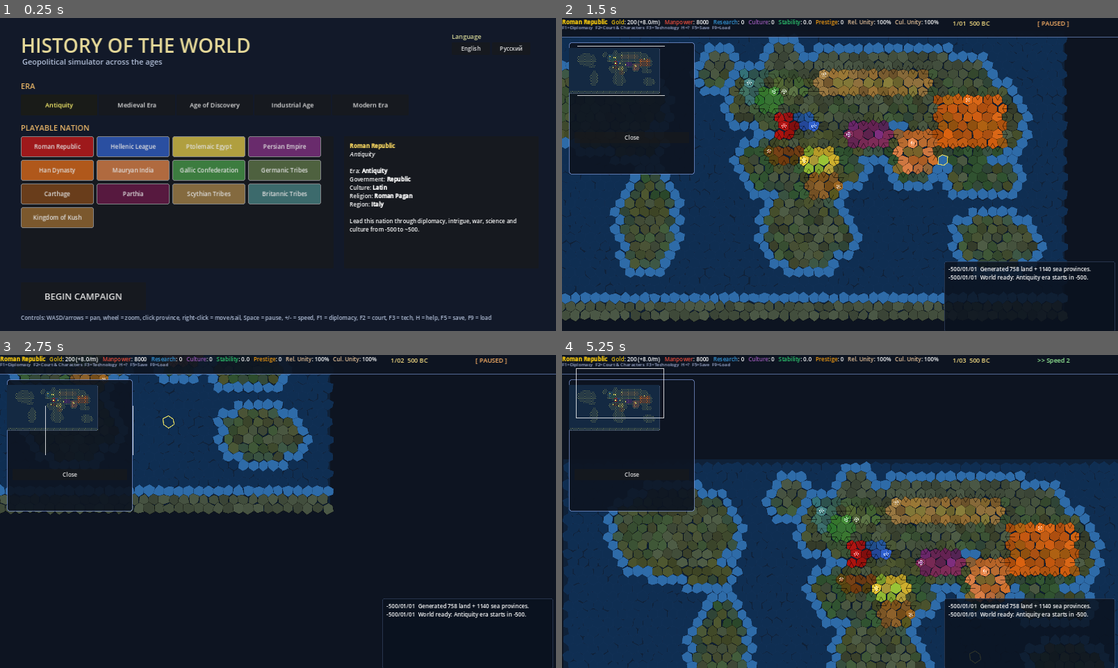
Above: before the commit, frames 1-4 (two rows, left to right).
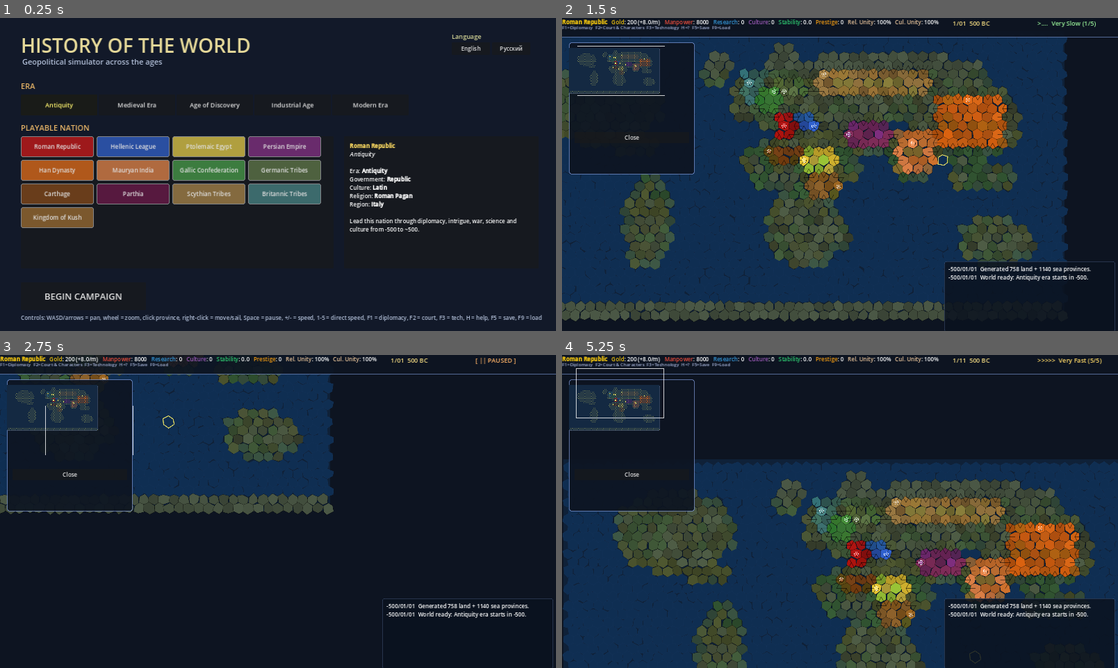
Above: after the commit, the same moments.

Repository: slimefrozik/historyofworld
Game: Godot game, scene res://scenes/Boot.tscn
Same seed, same stepped clock (60 frames per second), same inputs: the game is played once before the commit and once after it.
Inputs (mouse positions are in pixels of both pictures, inside the frame that each line leads up to):
- Up to frame 1 (0.25 s): no input
- Up to frame 2 (1.5 s): click "BEGIN CAMPAIGN" at 0.5 s; tap Enter at 1.25 s; move the mouse to (962, 158) at 1.27 s; hold D from 1.28 s (still down); tap 1 at 1.35 s; click (962, 158) at 1.42 s
- Up to frame 3 (2.75 s): tap Space at 1.52, 1.82, 2.27, 2.57 s; tap 2 at 1.55, 2.1 s; move the mouse to (166, 527) at 2.02 s; release D at 2.03 s; hold S from 2.03 s (still down); click (166, 527) at 2.17 s; tap 3 at 2.3 s
- Up to frame 4 (5.25 s): move the mouse to (895, 442) at 2.77 s; release S at 2.78 s; hold D 2.78-3.53 s; tap 3 at 2.85 s; click (895, 442) at 2.92 s; tap 4 at 3.05, 3.6 s; tap Space at 3.5, 3.77, 4.07, 4.52, 4.55, 4.82, 5.1 s; move the mouse to (812, 574) at 3.52 s; hold W 3.53-4.28 s; click (812, 574) at 3.67 s; tap 5 at 3.8, 4.35 s; move the mouse to (1006, 558) at 4.27 s; hold A from 4.28 s (still down); click (1006, 558) at 4.42 s; move the mouse to (673, 464) at 5.02 s; click (673, 464) at 5.17 s

The runs differ from the first frame. In frame 1, 0.4% of the frame differs, in the area x 57-98%, y 94-97%; in frame 2, 10%, in the area x 0-96%, y 0-92%; in frame 3, 3.0%; in frame 4, 7.2%.

Commit message:
perf: split map/units canvas, owner-based redraw + EU-style time controls
Performance
- map_view.gd: render base map (provinces, borders, capitals, selection)
  and units on separate canvas items. Base map now redraws ONLY when a
  province actually changes owner; units redraw each day_tick.
- The previous behaviour repainted the whole 1898-polygon map every time
  any country's gold/manpower/research ticked — i.e. ~13 full repaints
  per in-game month, on top of the per-day unit redraw. That was the
  dominant cost on faster speeds.
- Coalesce repeated province_owner_changed signals in one frame into a
  single deferred queue_redraw so peace-deal mass transfers don't
  repaint N times.
- Cache 'sea touches land' per-province at world_ready instead of
  walking neighbours every redraw.
- Skip the redundant minimap.queue_redraw() on country_state_changed —
  the new owner-based path already handles map territorial changes,
  and the minimap is repainted on a 0.25s timer for live unit dots.

Time controller (EU-style)
- New TimeCtl helpers: set_speed(s), adjust_speed(d), toggle_pause(),
  set_paused(b), speed_label(), speed_changed signal.
- Speed range is now 1..5 with named, localised labels:
  Very Slow / Slow / Normal / Fast / Very Fast.
- Day-rate per speed retuned (3.0 / 1.5 / 0.6 / 0.25 / 0.08 s).
- Cap days advanced per frame (MAX_DAYS_PER_FRAME=6) so a stall doesn't
  trigger a giant catch-up burst.
- Top-bar shows visual indicator (>>>>. style dots), localised speed
  name, '(N/5)' counter, and a green→amber colour ramp.
- Hotkeys: Space toggles pause; +/- (and numpad +/-) adjust by 1;
  1-5 set speed directly and unpause (EU-style).
- speed_changed signal refreshes the top bar without per-frame polling.

Locale
- Add SPEED_VERY_SLOW / SLOW / NORMAL / FAST / VERY_FAST to en+ru.
- Add HELP_SPEED_DIRECT and update HELP_SPEED + MENU_HINT to mention
  the new 1-5 hotkeys.

Plumbing
- Add GameState.province_owner_changed(province_id) signal.
- movement_battle.gd emits it on colonize and on capture.
- game.gd subscribes to refresh the province panel + minimap when the
  selected province changes hands.

Co-Authored-By: slimefrozik <slimefrozik@gmail.com>

Diff:
--- a/data/locale_en.json
+++ b/data/locale_en.json
@@ -8,7 +8,7 @@
   "ACT_SAVE": "Save",
   "ACT_LOAD": "Load",
   "ACT_SAVELOAD": "Save / Load",
-  "MENU_HINT": "Controls: WASD/arrows = pan, wheel = zoom, click province, right-click = move/sail, Space = pause, +/- = speed, F1 = diplomacy, F2 = court, F3 = tech, H = help, F5 = save, F9 = load",
+  "MENU_HINT": "Controls: WASD/arrows = pan, wheel = zoom, click province, right-click = move/sail, Space = pause, +/- = speed, 1-5 = direct speed, F1 = diplomacy, F2 = court, F3 = tech, H = help, F5 = save, F9 = load",
 
   "ERA_ANTIQUITY": "Antiquity",
   "ERA_MEDIEVAL": "Medieval Era",
@@ -73,6 +73,11 @@
   "TOP_CULTURAL_UNITY": "Cul. Unity",
   "TOP_PAUSED": "PAUSED",
   "TOP_SPEED": "Speed",
+  "SPEED_VERY_SLOW": "Very Slow",
+  "SPEED_SLOW": "Slow",
+  "SPEED_NORMAL": "Normal",
+  "SPEED_FAST": "Fast",
+  "SPEED_VERY_FAST": "Very Fast",
 
   "DIPLO_TITLE": "Diplomacy",
   "DIPLO_RELATIONS": "Relations",
@@ -118,7 +123,8 @@
   "HELP_ZOOM": "Mouse wheel — zoom",
   "HELP_MINIMAP": "Click minimap (top-left) — jump camera",
   "HELP_PAUSE": "Space — pause / resume",
-  "HELP_SPEED": "+ / - — speed up / slow down",
+  "HELP_SPEED": "+ / - — speed up / slow down (numpad ok)",
+  "HELP_SPEED_DIRECT": "1 / 2 / 3 / 4 / 5 — set speed directly (1 = slowest, 5 = fastest)",
   "HELP_F1": "F1 — diplomacy",
   "HELP_F2": "F2 — characters / court",
   "HELP_F3": "F3 — tech tree",
--- a/data/locale_ru.json
+++ b/data/locale_ru.json
@@ -8,7 +8,7 @@
   "ACT_SAVE": "Сохранить",
   "ACT_LOAD": "Загрузить",
   "ACT_SAVELOAD": "Сохранение / Загрузка",
-  "MENU_HINT": "Управление: WASD/стрелки = камера, колёсико = зум, ЛКМ по провинции, ПКМ = марш/плавание, Space = пауза, +/- = скорость, F1 = дипломатия, F2 = двор, F3 = технологии, H = справка, F5 = сохранить, F9 = загрузить",
+  "MENU_HINT": "Управление: WASD/стрелки = камера, колёсико = зум, ЛКМ по провинции, ПКМ = марш/плавание, Space = пауза, +/- = скорость, 1-5 = выбрать скорость, F1 = дипломатия, F2 = двор, F3 = технологии, H = справка, F5 = сохранить, F9 = загрузить",
 
   "ERA_ANTIQUITY": "Античность",
   "ERA_MEDIEVAL": "Средневековье",
@@ -73,6 +73,11 @@
   "TOP_CULTURAL_UNITY": "Культ. единство",
   "TOP_PAUSED": "ПАУЗА",
   "TOP_SPEED": "Скорость",
+  "SPEED_VERY_SLOW": "Оч. медленно",
+  "SPEED_SLOW": "Медленно",
+  "SPEED_NORMAL": "Обычно",
+  "SPEED_FAST": "Быстро",
+  "SPEED_VERY_FAST": "Оч. быстро",
 
   "DIPLO_TITLE": "Дипломатия",
   "DIPLO_RELATIONS": "Отношения",
@@ -118,7 +123,8 @@
   "HELP_ZOOM": "Колёсико — зум",
   "HELP_MINIMAP": "Клик по миникарте (слева сверху) — переместить камеру",
   "HELP_PAUSE": "Space — пауза / возобновить",
-  "HELP_SPEED": "+ / - — ускорить / замедлить",
+  "HELP_SPEED": "+ / - — ускорить / замедлить (numpad тоже)",
+  "HELP_SPEED_DIRECT": "1 / 2 / 3 / 4 / 5 — задать скорость напрямую (1 — мин., 5 — макс.)",
   "HELP_F1": "F1 — дипломатия",
   "HELP_F2": "F2 — двор / персонажи",
   "HELP_F3": "F3 — технологии",
--- a/scripts/game.gd
+++ b/scripts/game.gd
@@ -78,7 +78,9 @@
 	GameState.country_state_changed.connect(_on_country_state_changed)
 	GameState.date_changed.connect(_on_date_changed)
 	GameState.selection_changed.connect(_on_selection_changed)
+	GameState.province_owner_changed.connect(_on_province_owner_changed)
 	GameState.log_message.connect(_on_log_message)
+	TimeCtl.speed_changed.connect(_refresh_top_bar)
 	Locale.locale_changed.connect(func(_c): _apply_locale())
 	_apply_locale()
 	_refresh_top_bar()
@@ -360,14 +362,21 @@
 		var handled := true
 		match event.keycode:
 			KEY_SPACE:
-				GameState.paused = not GameState.paused
-				_refresh_top_bar()
+				TimeCtl.toggle_pause()
 			KEY_EQUAL, KEY_PLUS, KEY_KP_ADD:
-				GameState.speed = min(5, GameState.speed + 1)
-				_refresh_top_bar()
+				TimeCtl.adjust_speed(+1)
 			KEY_MINUS, KEY_KP_SUBTRACT:
-				GameState.speed = max(1, GameState.speed - 1)
-				_refresh_top_bar()
+				TimeCtl.adjust_speed(-1)
+			KEY_1:
+				TimeCtl.set_speed(1); TimeCtl.set_paused(false)
+			KEY_2:
+				TimeCtl.set_speed(2); TimeCtl.set_paused(false)
+			KEY_3:
+				TimeCtl.set_speed(3); TimeCtl.set_paused(false)
+			KEY_4:
+				TimeCtl.set_speed(4); TimeCtl.set_paused(false)
+			KEY_5:
+				TimeCtl.set_speed(5); TimeCtl.set_paused(false)
 			KEY_F1:
 				diplomacy_panel.visible = not diplomacy_panel.visible
 				if diplomacy_panel.visible:
@@ -408,6 +417,14 @@
 	if cid == GameState.player_country_id:
 		_refresh_top_bar()
 
+func _on_province_owner_changed(_pid: int) -> void:
+	# Refresh the province panel if the currently-selected province just changed
+	# hands so the player sees the new owner immediately.
+	if GameState.selected_province_id >= 0:
+		_refresh_province_panel()
+	if minimap_view != null:
+		minimap_view.queue_redraw()
+
 func _on_selection_changed(pid: int) -> void:
 	if pid >= 0:
 		province_panel.visible = true
@@ -441,11 +458,17 @@
 	top_bar_label.text += "[color=#e8c39a]%s[/color]: %d%%" % [Locale.t("TOP_CULTURAL_UNITY"), int(round(cu * 100.0))]
 	date_label.text = GameState.date_string()
 	if GameState.paused:
-		pause_label.text = "[ %s ]" % Locale.t("TOP_PAUSED")
+		pause_label.text = "[ || %s ]" % Locale.t("TOP_PAUSED")
 		pause_label.add_theme_color_override("font_color", Color(1.0, 0.7, 0.4))
 	else:
-		pause_label.text = ">> %s %d" % [Locale.t("TOP_SPEED"), GameState.speed]
-		pause_label.add_theme_color_override("font_color", Color(0.6, 0.95, 0.6))
+		var dots := ""
+		for i in range(1, TimeCtl.NUM_SPEEDS + 1):
+			dots += ">" if i <= GameState.speed else "."
+		pause_label.text = "%s  %s (%d/5)" % [dots, TimeCtl.speed_label(), GameState.speed]
+		# Tint shifts from green (slow) to amber (very fast) so the player feels
+		# the pace at a glance.
+		var t: float = float(GameState.speed - 1) / 4.0
+		pause_label.add_theme_color_override("font_color", Color(0.6, 0.95, 0.6).lerp(Color(1.0, 0.85, 0.4), t))
 
 func _refresh_province_panel() -> void:
 	var pid := GameState.selected_province_id
@@ -934,7 +957,8 @@
 	minimap_panel.add_child(minimap_view)
 	# Refresh minimap on world events.
 	GameState.world_ready.connect(func(): minimap_view.queue_redraw())
-	GameState.country_state_changed.connect(func(_cid): minimap_view.queue_redraw())
+	# province_owner_changed already redraws the minimap via _on_province_owner_changed.
+	# Selection only repaints the highlight ring on the minimap.
 	GameState.selection_changed.connect(func(_pid): minimap_view.queue_redraw())
 	# Periodic redraw to keep viewport rect + units fresh.
 	var t := Timer.new()
@@ -1016,7 +1040,8 @@
 		+ "  [color=#aae]%s[/color]\n\n" % Locale.t("HELP_MINIMAP") \
 		+ "[b]%s[/b]\n" % Locale.t("HELP_TIME") \
 		+ "  [color=#aae]%s[/color]\n" % Locale.t("HELP_PAUSE") \
-		+ "  [color=#aae]%s[/color]\n\n" % Locale.t("HELP_SPEED") \
+		+ "  [color=#aae]%s[/color]\n" % Locale.t("HELP_SPEED") \
+		+ "  [color=#aae]%s[/color]\n\n" % Locale.t("HELP_SPEED_DIRECT") \
 		+ "[b]%s[/b]\n" % Locale.t("HELP_PANELS") \
 		+ "  [color=#aae]%s[/color]\n" % Locale.t("HELP_F1") \
 		+ "  [color=#aae]%s[/color]\n" % Locale.t("HELP_F2") \
--- a/scripts/game_state.gd
+++ b/scripts/game_state.gd
@@ -10,6 +10,10 @@
 signal date_changed(year: int, month: int, day: int)
 signal selection_changed(province_id: int)
 signal country_state_changed(country_id: String)
+## Fired when a province changes owner (capture, peace deal, gift). Subscribers
+## that only need to redraw the map on territorial changes should listen to
+## this instead of the much noisier country_state_changed.
+signal province_owner_changed(province_id: int)
 signal log_message(text: String, color: Color)
 
 # Map size in world units (pixels)
--- a/scripts/map_view.gd
+++ b/scripts/map_view.gd
@@ -1,4 +1,13 @@
-## Renders the world map: provinces, ownership colors, units. Handles clicks.
+## Renders the world map.
+##
+## Optimization: split into two canvas items.
+##   * Base layer (this Node2D) — provinces, borders, capitals, selection.
+##     Redrawn ONLY when ownership / selection changes.
+##   * Units layer (child node) — armies and fleets. Redrawn each day_tick.
+##
+## Country stat changes (gold, manpower, research) DO NOT redraw the map any
+## more — they used to fire ~13 full repaints per month on top of the per-day
+## unit redraws, which was the dominant frame cost on faster speeds.
 extends Node2D
 
 const SEA_COLOR := Color(0.06, 0.13, 0.22)
@@ -19,22 +28,109 @@
 const SEA_TINT_DEEP := Color(0.06, 0.18, 0.32)
 const SEA_TINT_SHALLOW := Color(0.18, 0.42, 0.66)
 
+var _units_node: UnitsLayer
+# Cached coastal flag for sea hexes (computed once per world).
+var _sea_coastal: PackedByteArray = PackedByteArray()
+# Debounce flag — many province_owner_changed signals can fire in one frame
+# (e.g. peace deal returns 8 provinces). Coalesce them into one redraw.
+var _redraw_pending: bool = false
+
+class UnitsLayer extends Node2D:
+	func _draw() -> void:
+		# Drawn in screen-space of the parent (MapView), so we must replicate
+		# unit drawing here (the parent now skips it).
+		for uid in GameState.units.keys():
+			var u: ArmyUnit = GameState.units[uid]
+			var origin: Province = GameState.provinces[u.province_id] if u.province_id >= 0 else null
+			if origin == null: continue
+			var pos: Vector2 = origin.center
+			if u.orders == "move" and u.dest_province_id != -1:
+				var dest: Province = GameState.provinces[u.dest_province_id]
+				if dest != null:
+					pos = origin.center.lerp(dest.center, clamp(u.move_progress, 0.0, 1.0))
+			var c: Country = GameState.countries.get(u.owner_id)
+			var col := c.color if c != null else Color.GRAY
+			var ut: Dictionary = GameState.unit_types.get(u.type_id, {})
+			var is_naval: bool = bool(ut.get("naval", false))
+			if is_naval:
+				var diamond := PackedVector2Array([
+					pos + Vector2(0, -11), pos + Vector2(11, 0),
+					pos + Vector2(0, 11), pos + Vector2(-11, 0),
+				])
+				draw_colored_polygon(diamond, Color(0, 0, 0, 0.5))
+				var diamond_inner := PackedVector2Array([
+					pos + Vector2(0, -10), pos + Vector2(10, 0),
+					pos + Vector2(0, 10), pos + Vector2(-10, 0),
+				])
+				draw_colored_polygon(diamond_inner, col)
+				draw_polyline(_closed_arr(diamond_inner), Color(1, 1, 1, 0.9), 1.5, true)
+			else:
+				draw_circle(pos + Vector2(2, 2), 11.0, Color(0, 0, 0, 0.5))
+				draw_circle(pos, 10.0, col)
+				draw_arc(pos, 11.0, 0, TAU, 24, Color(1, 1, 1, 0.85), 1.5)
+			var f := ThemeDB.fallback_font
+			var fs: int = 11
+			var s_str := str(int(round(u.strength / 100.0)))
+			draw_string(f, pos + Vector2(-8, 4), s_str, HORIZONTAL_ALIGNMENT_CENTER, -1, fs, Color(1, 1, 1))
+			if u.general_id != -1:
+				draw_circle(pos + Vector2(8, -8), 3.5, Color(1.0, 0.85, 0.2, 0.95))
+
+	static func _closed_arr(poly: PackedVector2Array) -> PackedVector2Array:
+		var arr := PackedVector2Array(poly)
+		if arr.size() > 0:
+			arr.append(arr[0])
+		return arr
+
 func _ready() -> void:
-	GameState.country_state_changed.connect(_redraw)
-	GameState.world_ready.connect(_redraw)
-	GameState.selection_changed.connect(_redraw_selection)
-	# Process daily ticks for animation
-	TimeCtl.day_tick.connect(_redraw_units_only)
+	_units_node = UnitsLayer.new()
+	add_child(_units_node)
+	# Map redraws only on ownership/selection changes.
+	GameState.province_owner_changed.connect(_on_owner_changed)
+	GameState.world_ready.connect(_on_world_ready)
+	GameState.selection_changed.connect(_on_selection_changed)
+	# Units redraw every day so animated movement is smooth.
+	TimeCtl.day_tick.connect(_redraw_units)
 	queue_redraw()
 
-func _redraw(_arg = null) -> void:
+func _on_world_ready() -> void:
+	_rebuild_coastal_cache()
+	_request_redraw()
+	_redraw_units()
+
+func _on_owner_changed(_pid: int) -> void:
+	_request_redraw()
+
+func _on_selection_changed(_pid: int) -> void:
+	_request_redraw()
+
+func _request_redraw() -> void:
+	if _redraw_pending:
+		return
+	_redraw_pending = true
+	call_deferred("_flush_redraw")
+
+func _flush_redraw() -> void:
+	_redraw_pending = false
 	queue_redraw()
 
-func _redraw_selection(_pid: int) -> void:
-	queue_redraw()
-
-func _redraw_units_only() -> void:
-	queue_redraw()
+func _redraw_units() -> void:
+	if _units_node != null:
+		_units_node.queue_redraw()
+
+func _rebuild_coastal_cache() -> void:
+	_sea_coastal.resize(GameState.provinces.size())
+	for i in range(GameState.provinces.size()):
+		var p: Province = GameState.provinces[i]
+		if p == null or not p.is_sea:
+			_sea_coastal[i] = 0
+			continue
+		var coastal: int = 0
+		for nb in p.neighbors:
+			var np: Province = GameState.provinces[int(nb)]
+			if np != null and not np.is_sea:
+				coastal = 1
+				break
+		_sea_coastal[i] = coastal
 
 func _draw() -> void:
 	# Sea background
@@ -43,9 +139,7 @@
 	# Provinces
 	for p in GameState.provinces:
 		if p.is_sea:
-			# Subtle hex-grid texture on the sea so naval movement is readable.
-			# Coastal sea (touching land) is a slightly lighter shade.
-			var sea_col: Color = SEA_TINT_SHALLOW if _sea_touches_land(p) else SEA_TINT_DEEP
+			var sea_col: Color = SEA_TINT_SHALLOW if (p.id < _sea_coastal.size() and _sea_coastal[p.id] == 1) else SEA_TINT_DEEP
 			draw_colored_polygon(p.polygon, sea_col)
 			draw_polyline(_closed(p.polygon), Color(0.08, 0.20, 0.36, 0.4), 1.0, true)
 			continue
@@ -54,17 +148,13 @@
 			var c: Country = GameState.countries.get(p.owner_id)
 			if c != null:
 				base_color = c.color
-		# Mix with terrain tint
 		var tint: Color = TERRAIN_TINT.get(p.terrain, Color(1, 1, 1))
 		var col := Color(base_color.r * tint.r, base_color.g * tint.g, base_color.b * tint.b, 1.0)
-		# Slight darken for low development
 		var dev_factor: float = 0.65 + 0.05 * float(p.development)
 		col = col * dev_factor
 		col.a = 1.0
 		draw_colored_polygon(p.polygon, col)
-		# Outline
-		var outline_col := Color(0, 0, 0, 0.4)
-		draw_polyline(_closed(p.polygon), outline_col, 1.0, true)
+		draw_polyline(_closed(p.polygon), Color(0, 0, 0, 0.4), 1.0, true)
 
 	# Country borders thicker (between different owners)
 	for p in GameState.provinces:
@@ -87,46 +177,7 @@
 		var sp: Province = GameState.provinces[GameState.selected_province_id]
 		draw_polyline(_closed(sp.polygon), HIGHLIGHT, 3.0, true)
 
-	# Units
-	for uid in GameState.units.keys():
-		var u: ArmyUnit = GameState.units[uid]
-		var origin: Province = GameState.provinces[u.province_id] if u.province_id >= 0 else null
-		if origin == null: continue
-		var pos: Vector2 = origin.center
-		if u.orders == "move" and u.dest_province_id != -1:
-			var dest: Province = GameState.provinces[u.dest_province_id]
-			if dest != null:
-				pos = origin.center.lerp(dest.center, clamp(u.move_progress, 0.0, 1.0))
-		var c: Country = GameState.countries.get(u.owner_id)
-		var col := c.color if c != null else Color.GRAY
-		var ut: Dictionary = GameState.unit_types.get(u.type_id, {})
-		var is_naval: bool = bool(ut.get("naval", false))
-		if is_naval:
-			# Diamond/anchor for fleets to disambiguate from land armies
-			var diamond := PackedVector2Array([
-				pos + Vector2(0, -11), pos + Vector2(11, 0),
-				pos + Vector2(0, 11), pos + Vector2(-11, 0),
-			])
-			draw_colored_polygon(diamond, Color(0, 0, 0, 0.5))
-			var diamond_inner := PackedVector2Array([
-				pos + Vector2(0, -10), pos + Vector2(10, 0),
-				pos + Vector2(0, 10), pos + Vector2(-10, 0),
-			])
-			draw_colored_polygon(diamond_inner, col)
-			draw_polyline(_closed(diamond_inner), Color(1, 1, 1, 0.9), 1.5, true)
-		else:
-			# Round stack for land armies
-			draw_circle(pos + Vector2(2, 2), 11.0, Color(0, 0, 0, 0.5))
-			draw_circle(pos, 10.0, col)
-			draw_arc(pos, 11.0, 0, TAU, 24, Color(1, 1, 1, 0.85), 1.5)
-		# Strength text
-		var f := ThemeDB.fallback_font
-		var fs: int = 11
-		var s_str := str(int(round(u.strength / 100.0)))
-		draw_string(f, pos + Vector2(-8, 4), s_str, HORIZONTAL_ALIGNMENT_CENTER, -1, fs, Color(1, 1, 1))
-		# General star marker
-		if u.general_id != -1:
-			draw_circle(pos + Vector2(8, -8), 3.5, Color(1.0, 0.85, 0.2, 0.95))
+	# Units are drawn by _units_node (child).
 
 func _closed(poly: PackedVector2Array) -> PackedVector2Array:
 	var arr := PackedVector2Array(poly)
@@ -134,17 +185,9 @@
 		arr.append(arr[0])
 	return arr
 
-func _sea_touches_land(p: Province) -> bool:
-	for nb in p.neighbors:
-		var np: Province = GameState.provinces[int(nb)]
-		if np != null and not np.is_sea:
-			return true
-	return false
-
 func _unhandled_input(event: InputEvent) -> void:
 	if event is InputEventMouseButton and event.pressed:
 		var world_pos: Vector2 = get_global_mouse_position()
-		# Hit-test units first
 		if event.button_index == MOUSE_BUTTON_LEFT:
 			for uid in GameState.units.keys():
 				var u: ArmyUnit = GameState.units[uid]
@@ -176,14 +219,11 @@
 				get_viewport().set_input_as_handled()
 
 func _province_at(world_pos: Vector2) -> int:
-	# Try by polygon point-in-polygon (slow path)
-	for p in GameState.provinces:
-		# quick reject by center distance
-		if world_pos.distance_squared_to(p.center) > 1600.0: # > 40px radius
+	for p in GameState.provinces:
+		if world_pos.distance_squared_to(p.center) > 1600.0:
 			continue
 		if Geometry2D.is_point_in_polygon(world_pos, p.polygon):
 			return p.id
-	# Fallback: nearest center within radius
 	var best_id: int = -1
 	var best_d: float = 28.0
 	for p in GameState.provinces:
--- a/scripts/movement_battle.gd
+++ b/scripts/movement_battle.gd
@@ -201,6 +201,7 @@
 		if c != null and not c.province_ids.has(dest.id):
 			c.province_ids.append(dest.id)
 		GameState.log_event("[OCC] %s claimed %s." % [u.owner_id, dest.name], Color(0.7, 0.9, 1.0))
+		GameState.province_owner_changed.emit(dest.id)
 		return
 	var prev_owner: Country = GameState.countries.get(dest.owner_id)
 	var c: Country = GameState.countries.get(u.owner_id)
@@ -228,6 +229,7 @@
 				GameState.provinces[prev_owner.capital_id].is_capital = true
 			dest.is_capital = false
 	GameState.log_event("[OCC] %s captured %s from %s." % [c.name, dest.name, prev_owner.name if prev_owner else "?"], Color(0.95, 0.7, 0.4))
+	GameState.province_owner_changed.emit(dest.id)
 
 func _unit_combat_power(u: ArmyUnit, is_defender: bool) -> float:
 	var ut: Dictionary = GameState.unit_types.get(u.type_id, {})
--- a/scripts/time_controller.gd
+++ b/scripts/time_controller.gd
@@ -1,23 +1,73 @@
 ## Drives in-game time. Triggers daily/monthly/yearly callbacks.
+##
+## Speed model (EU-style 5 named speeds, 1 = slowest, 5 = fastest):
+##   1  Very Slow   3.0  s/day  (a year ≈ 6 minutes)
+##   2  Slow        1.5  s/day
+##   3  Normal      0.6  s/day  (default)
+##   4  Fast        0.25 s/day
+##   5  Very Fast   0.08 s/day  (a year ≈ 30 seconds)
 extends Node
 
 signal day_tick
 signal month_tick
 signal year_tick
-
-const SECONDS_PER_DAY := [9999.0, 1.5, 0.6, 0.25, 0.10, 0.04] # speed 0..5 ; 0 = paused
+## Fired whenever pause state or speed changes, so the UI can refresh without
+## any per-frame polling.
+signal speed_changed
+
+const NUM_SPEEDS := 5
+const SECONDS_PER_DAY := [9999.0, 3.0, 1.5, 0.6, 0.25, 0.08]
+const SPEED_LOC_KEYS := ["", "SPEED_VERY_SLOW", "SPEED_SLOW", "SPEED_NORMAL", "SPEED_FAST", "SPEED_VERY_FAST"]
+const MAX_DAYS_PER_FRAME := 6
+
 var accum: float = 0.0
+
+## Set absolute speed (1..NUM_SPEEDS). Emits speed_changed.
+func set_speed(s: int) -> void:
+	var clamped: int = clamp(s, 1, NUM_SPEEDS)
+	if clamped != GameState.speed:
+		GameState.speed = clamped
+		accum = 0.0
+		speed_changed.emit()
+
+func adjust_speed(delta: int) -> void:
+	set_speed(GameState.speed + delta)
+
+func toggle_pause() -> void:
+	GameState.paused = not GameState.paused
+	accum = 0.0
+	speed_changed.emit()
+
+func set_paused(p: bool) -> void:
+	if GameState.paused == p:
+		return
+	GameState.paused = p
+	accum = 0.0
+	speed_changed.emit()
+
+func speed_label() -> String:
+	if GameState.paused:
+		return Locale.t("TOP_PAUSED")
+	var k: String = SPEED_LOC_KEYS[clamp(GameState.speed, 1, NUM_SPEEDS)]
+	return Locale.t(k)
 
 func _process(delta: float) -> void:
 	if GameState.paused:
 		return
 	if GameState.countries.is_empty():
 		return
-	var sp: int = clamp(GameState.speed, 1, 5)
+	var sp: int = clamp(GameState.speed, 1, NUM_SPEEDS)
 	accum += delta
-	while accum >= SECONDS_PER_DAY[sp]:
-		accum -= SECONDS_PER_DAY[sp]
+	# Cap days advanced per frame so a long stall (loading screen, pause spam)
+	# doesn't trigger a giant catch-up burst that freezes the game.
+	var spd: float = SECONDS_PER_DAY[sp]
+	var steps: int = 0
+	while accum >= spd and steps < MAX_DAYS_PER_FRAME:
+		accum -= spd
 		_advance_one_day()
+		steps += 1
+	if accum > spd * MAX_DAYS_PER_FRAME:
+		accum = 0.0
 
 func _advance_one_day() -> void:
 	GameState.day += 1
